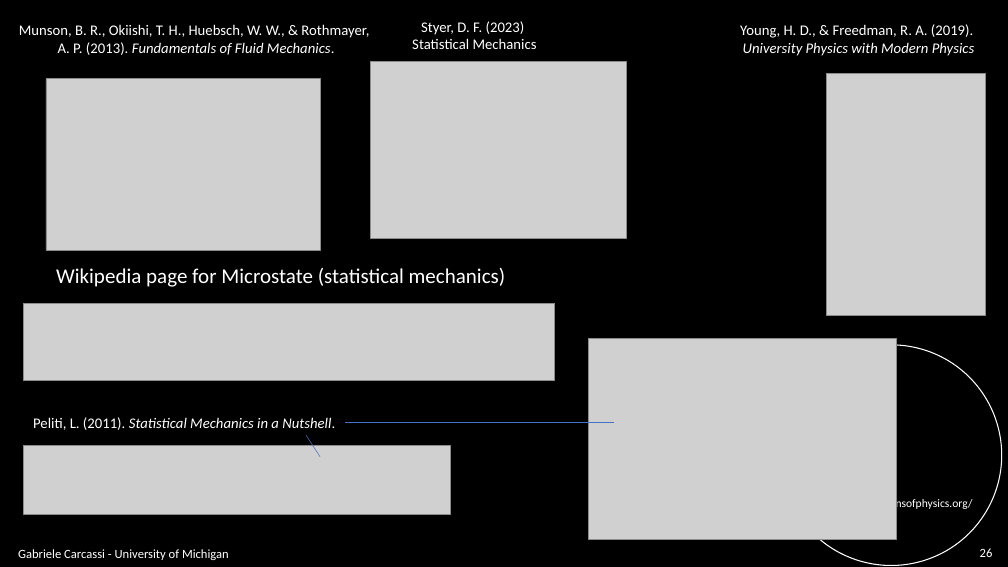
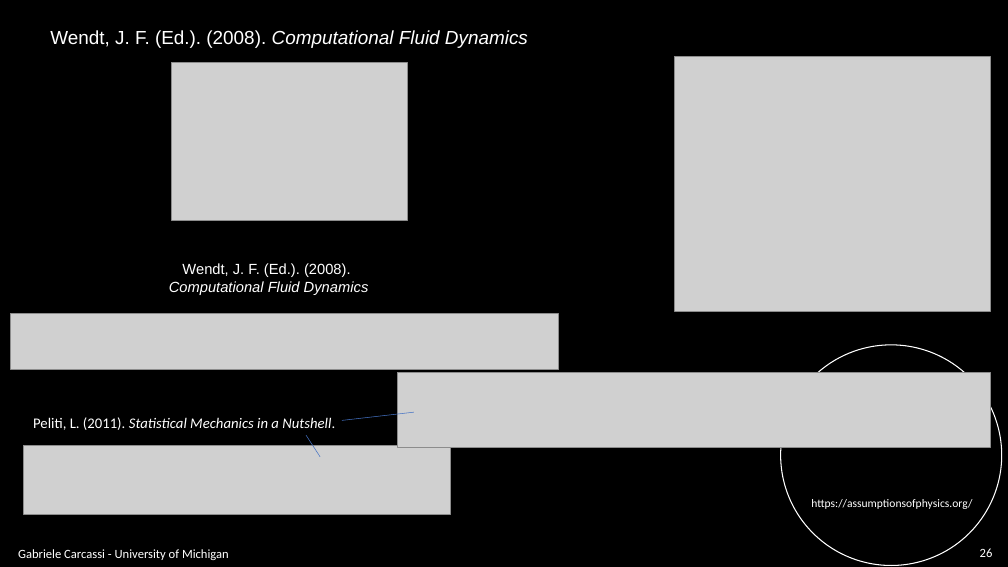
Before and after one commit to assumptionsofphysics/slides, a slide deck: slide 26 of BookCompanions-v2/RP-Class-3.pptx. Drawn at 1008x567 pixels with LibreOffice and Linux fonts; fonts in the diff are those of the drawing; grey boxes stand for pictures; background and template pictures are left out. Boxes give left, top, right and bottom in pixels: in the first picture for what was removed or moved away, otherwise in the second. Text is boxed around its words. In the diff, an @@ line names an element or a change of style, - is before the commit and + after.

```diff
--- a/BookCompanions-v2/RP-Class-3.pptx
+++ b/BookCompanions-v2/RP-Class-3.pptx
@@ text removed at box(19, 24, 369, 55) @@
-Munson, B. R., Okiishi, T. H., Huebsch, W. W., & Rothmayer,
-A. P. (2013). Fundamentals of Fluid Mechanics.
@@ text removed at box(412, 21, 537, 49) @@
-Styer, D. F. (2023)
-Statistical Mechanics
@@ text removed at box(740, 24, 974, 56) @@
-Young, H. D., & Freedman, R. A. (2019).
-University Physics with Modern Physics
@@ text added at box(50, 30, 528, 48), 18 pt, text #FFFFFF, italic @@
+Wendt, J. F. (Ed.). (2008). Computational Fluid Dynamics
@@ picture added at box(675, 57, 991, 311) @@
@@ picture removed at box(46, 79, 321, 250) @@
@@ picture added at box(171, 63, 407, 220) @@
@@ picture removed at box(371, 62, 626, 238) @@
@@ picture removed at box(827, 74, 985, 316) @@
@@ text removed at box(56, 268, 506, 287) @@
-Wikipedia page for Microstate (statistical mechanics)
@@ text added at box(169, 263, 369, 295), 14 pt, text #FFFFFF, italic @@
+Wendt, J. F. (Ed.). (2008).
+Computational Fluid Dynamics
@@ picture: place and size @@
-picture at box(23, 303, 555, 380)
+picture at box(11, 314, 559, 369)
@@ picture removed at box(589, 339, 897, 539) @@
@@ picture added at box(398, 373, 991, 448) @@
@@ line moved from (345, 423) - (614, 423) to (342, 420) - (414, 412) @@
```
Also in this commit, not shown: 25 other slides changed, 4 slides added.
